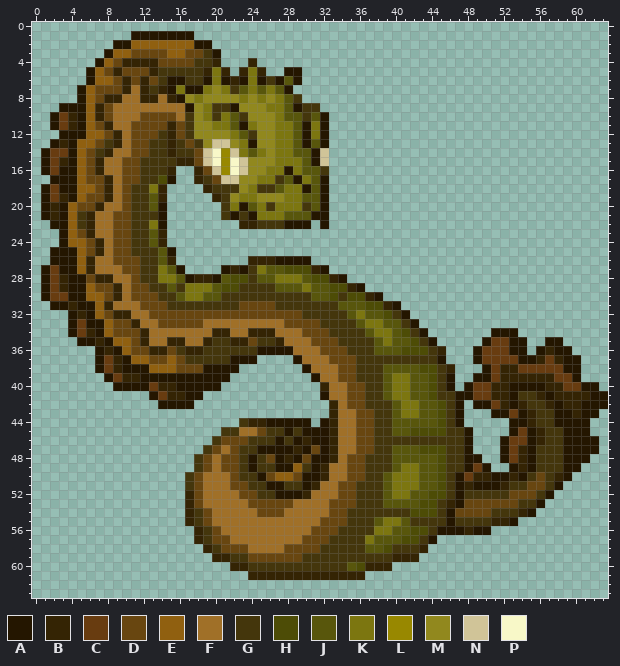
Pixel-art sprite, stored at graphics/pokemon/reefrain/front.png. That is the earlier state.
The file is 64x64 pixels. Colours within 5 levels of each other are drawn and written as one.
Palette (. is transparent): A #241600  B #342404  C #683c10  D #684610  E #906010  F #a07028  G #44360c  H #4d4c06  J #58560c  K #7c7610  L #988800  M #91881e  N #d0c498  P #f8f8c8
Pixels before (only the part around the change), first column x 0:
 0 ................................................................
 1 ...........AAAAAAA..............................................
 2 .........AAEEEEEEEAA............................................
 3 ........AEEDDDDEEDDGA...........................................
 4 .......AEDBBBBDDDDGGB...B.......................................
 5 ......AEDBDDDBGGGGGBKB.BKB..AA..................................
 6 ......AEEDBDBDGAAGGAKABAKAGAJA..................................
 7 .....AEDDDBFBGBAKAAKMKGJKJKJA...................................
 8 .....AEDBBFFBBFBAMKMMMMKMKMKJG..................................
 9 ...AAAEBDFFFFFFFFAMKGGAMMMKKJAGG................................
10 ..ACBAEBDFFFDDDDFGMKGKJGMMMKJJGJA...............................
11 ..ACBAEDBFFDDDDBDGMMKKJAKMMKKJAKA...............................
12 ...AAAEEDBFDDDGBDGMMMMKJGMMKKJAKA...............................
13 ..ABAEEDGBFDDGGBGDGMNNMKAMMKKJAJA...............................
14 .ACCAEDGBFFDDGGBGGDNPLNKJKMKKJJAN...............................
15 .ACBAEDBFFDDGGGGBBDNPLPNMMMKKKJAN...............................
16 .ACAAEDBFFDDGGGB..BDNLPNMMKKAKJJG...............................
17 ..AAAEDDBFDDGGHA..BGDNNMMKKGJAKJA...............................
18 .ACAAEEDBFDGGKB....BGGGMKGGJKKAJA...............................
19 .ACBAEDDBFDGGJB.....BGMKKMMMKKJJA...............................
20 .ABAEDDBFFDGGJA......GKAJKGKKKGJA...............................
21 .ABAEGBFFDDGGGA......GAGAKKKJJJAA...............................
22 ..AAEGBFFDDGGKA........BBGGGAAA.A...............................
23 ...AEDBFFDDGGJB.................................................
24 ...AEEDBFDDGGJB.................................................
25 ..AAAEDBFDDGGGJA................................................
26 ..AAAEBFFDDDGGJB........BBBAAAA.................................
27 .ACAAEBFFFDDGGKJA....ABAGKJJHHHBA...............................
28 .ACBAADBBFFDGGKKJABBAJHHGJJKKKJHHBA.............................
29 .ACBAAEDDBFDDGGJGKKKJHHGGGGJJJKJJHHBA...........................
30 .ACCAAEEDBFDDDGGJKKJJGGGGGGGGGGJJHGHHBA.........................
31 ..AABAAEBFFFDDDGGGGGGGGDDDDGGGGGGGJJJHHBA.......................
32 ....ABAEDBBFFDDDDDDDDDDDDDDDDDGGGGGJKJJHGA......................
33 ....ACAAEDDBFFDDDDDFFFFFFFFFDDDDGGGGJKKJJGA.....................
34 ....ACBAEDDDBFFFFFFFBBFFBBBFFFDDDGGGGJKKJHGA.......AAA..........
35 .....AABAEEDBFFBBFFBGGBBDGGBFFFDDDGGGGJKJJHGA.....ACCAA..AA.....
36 .......ABAEDDBBDGBBGGGGGGAAAAFFFDDDGGGJJJHHHGB...ACCCAA.ABAA....
37 .......ACBAEEDDEDGGGGGAAA....AFFFDDDGGGGGGGGGA...ACCCCAABCBAA...
38 .......ACBAAAEEEDDDAAAA.......AFFFDDGGGJJJJHHGB...ACBBCCCCCAA...
39 ........ACBBAAAAAAAAAA.........AFFDDGGGJKKJJHGA..AACBBBBBBCCA...
40 .........AAAACBBAAAAA...........BFFDDGGJKKJJHGA.ACCBBAAAABBCCAA.
41 .............ACBBAA.............AFFDDGGJKKJJHGGAACCBBAGGBABBBBAA
42 ..............AAAA...............BFDDGGGJKKJJHGA.AACBABGGBABBAAA
43 .................................BFFDDGGJKKJJHGA...AACABGGAABAA.
44 .......................GBBAAAAA.ABFFDDGGJJJJJHGA.....AABGGAAAA..
45 .....................GGFFDGGAGAAABFFDDGGJJHHHHGGA....ACABGGAAA..
46 ....................GDDDGGGAGABAABFFDDGGGGGGGGGGA...ACCABGGAAAA.
47 ...................GDFDGGAAAABADABFFDDGGJJJHHHGGA...ACBAGGGAAAA.
48 ..................GDFDDGAGDABADAABFDDGGGJJJJJHGGAA..ACBAGGGAAA..
49 ..................GDFDDGAGGAAEGABFFDDGGGJKKJJHGGACA..ABAGGGAA...
50 .................GDFFFDGGADEEDAABFFDDGGJKKKJJHGACBBAABAGDGBA....
51 .................GDFFFDDGGAAGGABFFDDGGGJKKKJJHGABAAABGGDDGA.....
52 .................BDFFFFDDGGAAABFFFDDGGGJKKJJHHGAGGGGGDDDGA......
53 .................BDFFFFFDDDDDFFFFDDDGGGJJJJHHGBADDDDDDGGA.......
54 .................BGDFFFFFDDDFFFFFDDGGGGGGGHHHGADDDDGGGBA........
55 .................BGDFFFFFFFFFFFFDDDGGGJKKJGGGGAGGGGBBA..........
56 ..................BGDFFFFFFFFFFDDDGGGGKKJJHHGAAABAA.............
57 ..................BGDDFFFFFFFFDDDGGGGKJJJHHGA...................
58 ...................BGDDDFFFFDDDDGGGGGJJHGGGB....................
59 ....................BBGGDDDDDDGGGGGGGGGGBBB.....................
60 ......................BBGGGGGGGGGGGJHBBB........................
61 ........................BBBBBBBBBBBBB...........................
62 ................................................................
63 ................................................................
Now the later version:
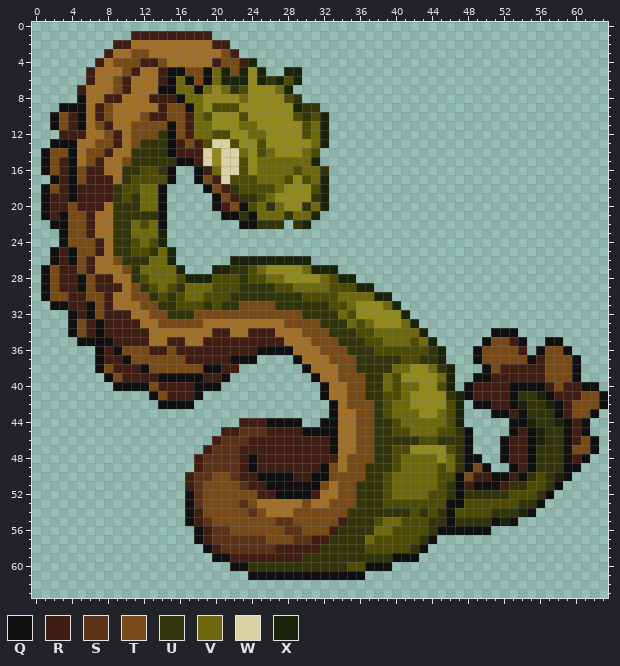
Colours new in this view: Q #101010  R #411e14  S #5a3217  T #774a18  U #32340b  V #6e680e  W #dad2a4  X #1a240a
What changed:
Changed rows in their new state; - is an unchanged pixel.
first column x 1:
 1 ----------RRRRRRRRR--------------------------------------------
 2 --------RRFFFFFFFFFRR------------------------------------------
 3 -------RFFTTFFFFFFFFTR-----------------------------------------
 4 ------RFTTTRRTFFFFFRTTRX---------------------------------------
 5 -----RFFFTRFFRQQTTQVXTXMX--XX----------------------------------
 6 -----RFFTRFFFRQVQTQVXXXMXUXHX----------------------------------
 7 ----RFFFTR-FFQQVVQV-VUHMMMVX-----------------------------------
 8 ----QFFRR--FRRRQVV----V-M-MHU----------------------------------
 9 --QQQFRT-----RTTQVMHHH---MMMXUU--------------------------------
10 -QTRQFRT---TRRTTRVHMMMH---MMHUHX-------------------------------
11 -QTRQFTR--TTTTQTRVVMMMVV--MMMHVX-------------------------------
12 --RRRFFTR-TTTUQTRVVHHMMVV-MMMHVX-------------------------------
13 -QQQFFTTR-TUUUQRTRHWWHMMH-MMMMVX-------------------------------
14 QTTQFTTR--UUUUQRRRWMWWVMHVMMMVH.-------------------------------
15 QTRQFTR--TUUUUUQQRWMWWH-VVVVVVX.-------------------------------
16 QTRQTRR--UUHHUQ--QRVWWH-VVVVHVVU-------------------------------
17 -QRQTRRR-UHHH-Q--QTRWHHHVVVHMHVX-------------------------------
18 QTRQRRRRUHHVVQ----QTRUHHHHVMMMHX-------------------------------
19 QRRQRRRRUHUVVQ-----QTRUUHV-MMMUX-------------------------------
20 QRRTRRR-UUUVVQ-----QRTQHVUVMMUVX-------------------------------
21 QRQTTR--UUUUUQ------QQUQVVVUVVX.-------------------------------
22 -QQTTR--UUVHVQ--------QQUUU.UX-.-------------------------------
23 --QTTR--UUVVVX-------------------------------------------------
24 --QTTTR-UUHVHX-------------------------------------------------
25 -QRQTTR-UUHHUVX------------------------------------------------
26 -QRQTR--TUUUVVX------XXXXXXXXX---------------------------------
27 QTRRTR---TUVVVVX---XXUUHVMMMMVXXX------------------------------
28 QTRRQTRR--UHVVVHXXXHH-UHHVVMMMMVHXX----------------------------
29 QTRRQTRRR-TUHVHUVVVH--UUUUHHVVVV--HXX--------------------------
30 QTTRRTTRF-TTUHUHVVHHHUUUUUUUUHHH-VVVVXX------------------------
31 -QQRRQTR---TTUUHHHUHUUTTTTUUUUUUHHVMMMVX-----------------------
32 ---QRQTRRR--TTUUUTTTTTTTTTTTTUUUUVHMMMMMX----------------------
33 ---QTRQRRRR--TTTTT---------TTTTUUUVHVMMMVX---------------------
34 ---QTRQRRRRR-------RR--RRR---TTTUUUHHVVVVVX-------QQQ----------
35 ----QQQQRRRR--RR--RRRRRRRRR---TTTUUUHHVVV-VX-----QTTRQ--QQ-----
36 ------QRQTTTRRTRRRRRRRRRQQQQ---TTTUUUHHH---UX---QTTTTR-QTTQ----
37 ------QRRQTTTTTTRRRRRQQQ----Q---TTTUUUUUHHUUX---QTTTTTQRTTTQ---
38 ------QTRRRQTTTTTTQQRR-------Q---TTUUUUVVMMVUX---QTRRRRRTTTQ---
39 -------QTRRRRQQQQQRRQ---------Q--TTTUUVHMMMMVX--QQRRRRRRTTTQ---
40 --------QQQQTRRRRQQQ-----------Q--TTUUVHVVMMHX-QRRRRQQQQRTRRQQ-
41 ------------QTRRRQ-------------Q--TTUUHHVMMMMUXQRRRRQUUXQRRRTTQ
42 -------------QQQQ---------------Q-TTTUHVVMMMMHX-QQRRQXUUXQRTTTQ
43 --------------------------------Q--TTUHVVVMMVHX---QQRQUUUQRTTQ-
44 ----------------------RRRQQQQ.-QQ--TTUUHVVVVVHX-----QQXUUXQRQ--
45 --------------------RRSSSRRRRQQQQ--TTUUHHVVV-HUQ----QRQXUUQRQ--
46 -------------------RSSSRRRRRRRRRQ--TTUUUUUHHUUUQ---QRRQXUUQRTQ-
47 ------------------RSSSRRRRRRRRRRQ--TTUUHHMMMMHUQ---QRRQUUUQTTQ-
48 -----------------RSSSSRQRRRRRRRRR-TTTUUHVVVVMVUQQ--QRRQUUUQRQ--
49 -----------------RSSSSRQRRRRRRRQT-TTUUUHVVVV-VUQTQ--QRQUUUQQ---
50 ----------------RSSTTSRRQQQQRRQQTTTTUUHVVVVV-HQTRRQQRQUHUXQ----
51 ----------------RSTTTTSRRQQQQQQT-TTUUUHVVVVV-UQRQQQRUUHHUQ-----
52 ----------------QSTTTTTTRRQQQQR--TTUUUHVVVV--UQUUUUUHHHUQ------
53 ----------------QSTTTTSTFFFF-T--TTTUUUHHHH--HQQHHHHHHUUQ-------
54 ----------------QRTTTTTSTFF-TTTTTTUUUUUUU-U-UQHHHHUUUXQ--------
55 ----------------QRSTTTTTTTSSTTTTTRUUUHVVHHHUUQUUUUQXQ----------
56 -----------------QRSSTTTTTTSSTTTRUUUUVVHH--UQQQQQQ-------------
57 -----------------QRSSSSSSTTTSSRRUUUUVHHH--UQ-------------------
58 ------------------QRSSSSSSRRRRRUUUUUHH-HHUQ--------------------
59 -------------------QQRRRRRRRRUUUUUUUUUUQQQ---------------------
60 ---------------------QQUUUUUUUUUUUH-QQQ------------------------
61 -----------------------QQQQQQQQQQQQQ---------------------------
Pixel boxes of the changes (left, top, right, bottom) in both pictures:
changed: (41, 31, 608, 580)
